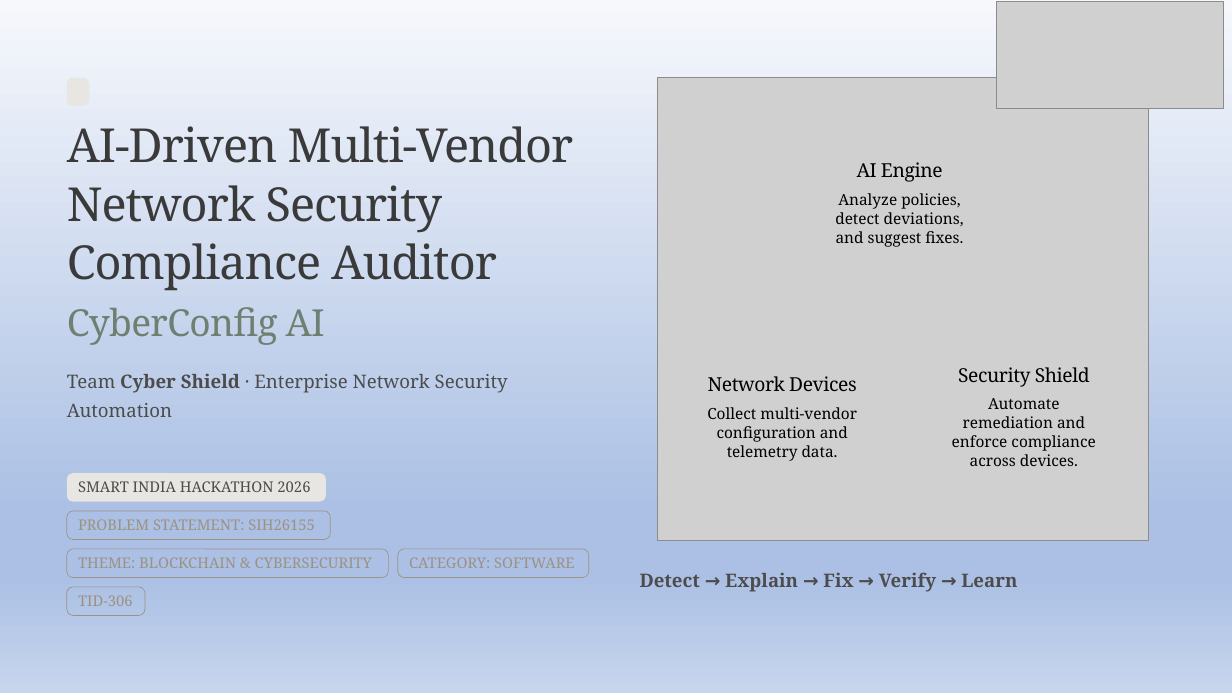
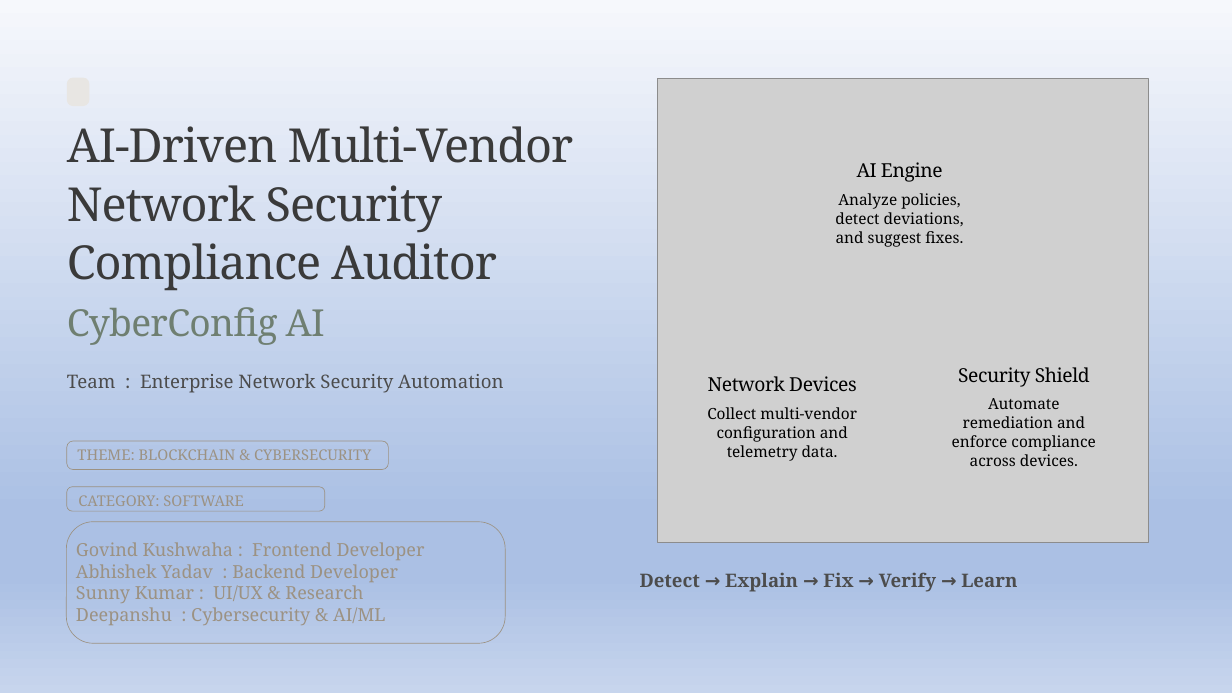
Before and after one commit to govindKushwaha8/TECH-XPO-2026, a slide deck: slide 1 of TID-306.pptx. Drawn at 1232x693 pixels with LibreOffice and Linux fonts; fonts in the diff are those of the drawing; grey boxes stand for pictures. Boxes give left, top, right and bottom in pixels: in the first picture for what was removed or moved away, otherwise in the second. Text is boxed around its words. In the diff, an @@ line names an element or a change of style, - is before the commit and + after.

```diff
--- a/TID-306.pptx
+++ b/TID-306.pptx
@@ picture removed at (996, 2, 1224, 109) @@
@@ text at (67, 374, 503, 393): text changed @@
-Team Cyber Shield · Enterprise Network Security Automation
+Team : Enterprise Network Security Automation
@@ rounded rectangle: place and size @@
-rounded rectangle at (67, 549, 388, 578)
+rounded rectangle at (67, 441, 388, 470)
@@ text "THEME: BLOCKCHAIN & CYBERSECURITY": place and size @@
-text "THEME: BLOCKCHAIN & CYBERSECURITY" at (78, 557, 372, 568)
+text "THEME: BLOCKCHAIN & CYBERSECURITY" at (77, 449, 371, 460)
@@ rounded rectangle removed at (67, 473, 325, 502) @@
@@ text "CATEGORY: SOFTWARE": place and size @@
-text "CATEGORY: SOFTWARE" at (409, 557, 575, 568)
+text "CATEGORY: SOFTWARE" at (78, 495, 244, 506)
@@ rounded rectangle: place and size @@
-rounded rectangle at (398, 549, 590, 578)
+rounded rectangle at (67, 487, 324, 511)
@@ text removed at (78, 481, 310, 492) @@
-SMART INDIA HACKATHON 2026
@@ rounded rectangle: place and size @@
-rounded rectangle at (67, 511, 330, 540)
+rounded rectangle at (67, 522, 506, 644)
@@ text removed at (78, 519, 314, 530) @@
-PROBLEM STATEMENT: SIH26155
@@ text added at (76, 542, 425, 625), 14 pt, text #9C9283 @@
+Govind Kushwaha : Frontend Developer
+Abhishek Yadav : Backend Developer
+Sunny Kumar : UI/UX & Research
+Deepanshu : Cybersecurity & AI/ML
@@ rounded rectangle removed at (67, 587, 145, 616) @@
@@ text removed at (78, 595, 133, 606) @@
-TID-306
```
Also in this commit, not shown: 1 other slide changed, 3 slides added, 3 slides removed.
